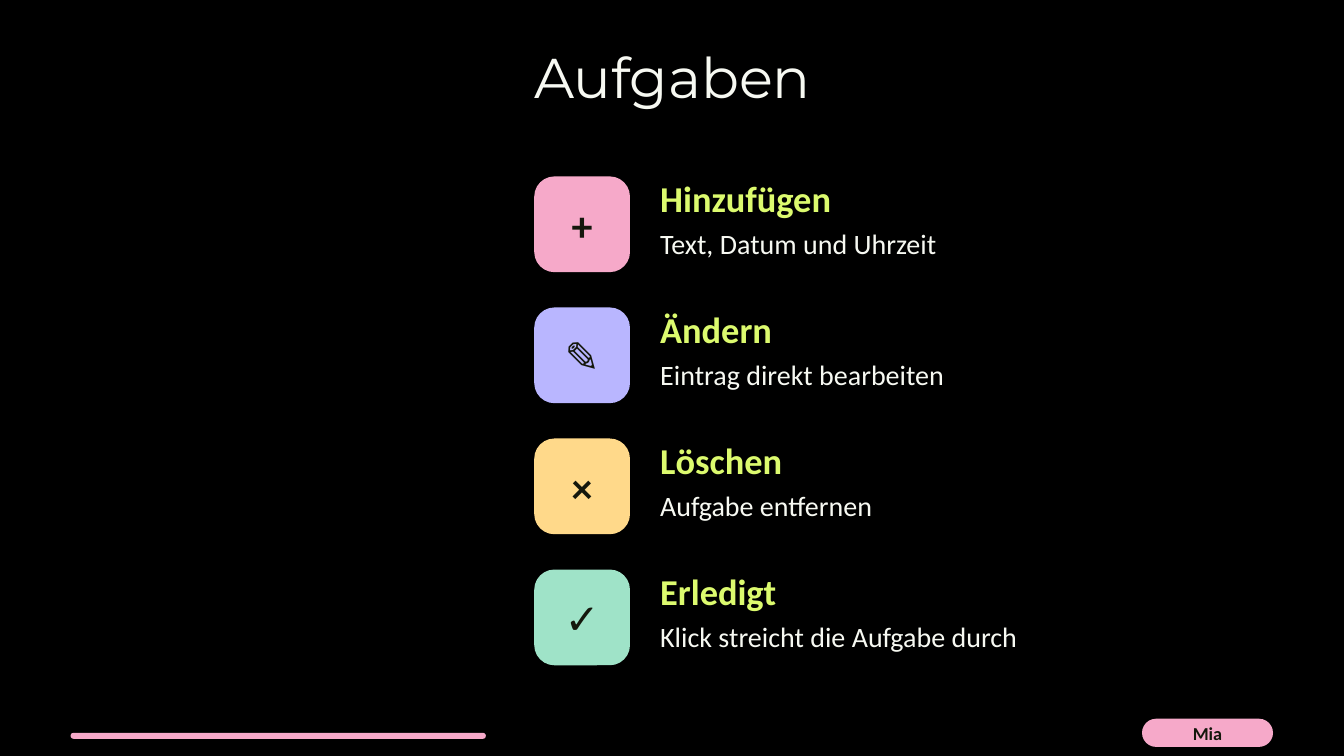
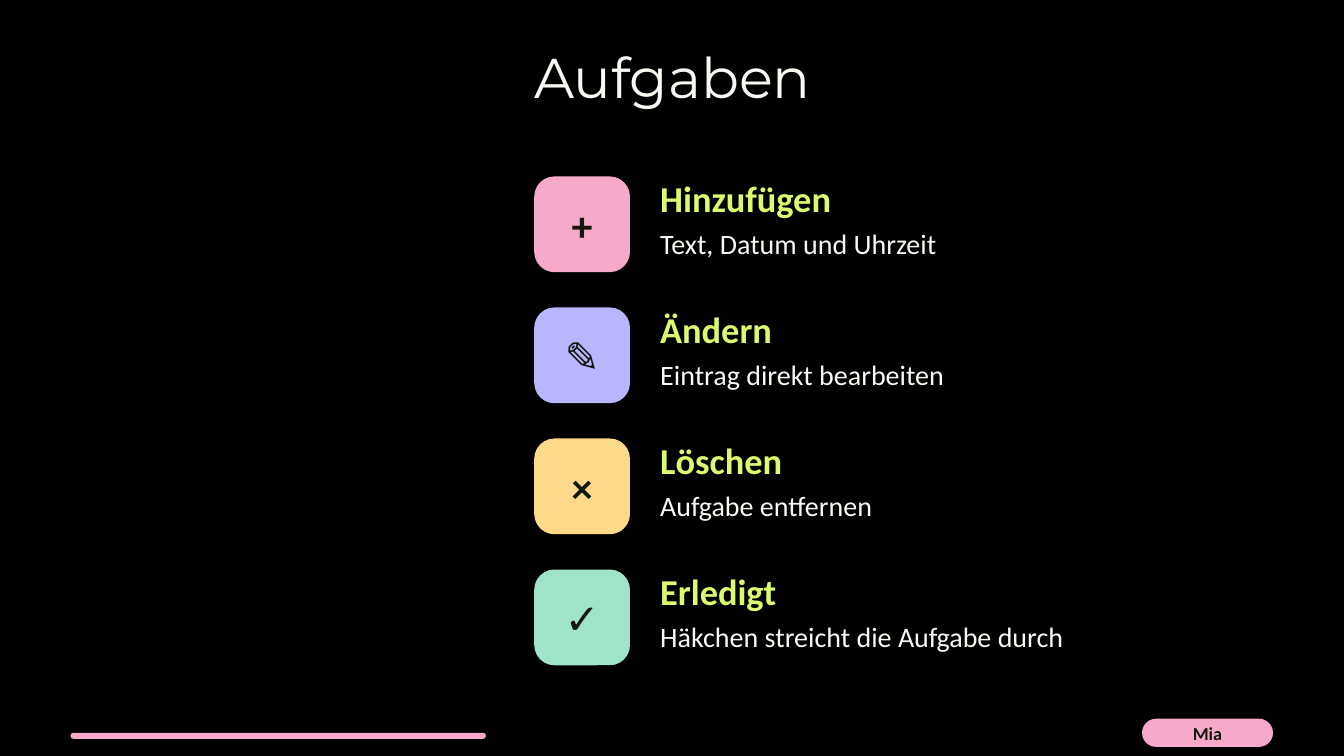
Before and after one commit to alexlearns3/To-Do, a slide deck: slide 10 of Präsi/Präsi ToDOProjekt (neu).pptx. Drawn at 1344x756 pixels with LibreOffice and Linux fonts; fonts in the diff are those of the drawing; background and template pictures are left out. Boxes give left, top, right and bottom in pixels: in the first picture for what was removed or moved away, otherwise in the second. Text is boxed around its words. In the diff, an @@ line names an element or a change of style, - is before the commit and + after.

Commit message:
Alex: fix: Stift und ueberfaellig im Web, klare Meldung ohne Token
Aendern und rote ueberfaellige Aufgaben arbeiten wieder mit der Datenbank.
Fehlt config.js oder db-token.txt, zeigt die App jetzt eine Meldung.
Praesentation mit neuen Bildern und aktuellen Zahlen.

```diff
--- a/Präsi/Präsi ToDOProjekt (neu).pptx
+++ b/Präsi/Präsi ToDOProjekt (neu).pptx
@@ text at [660,627,1063,652]: text changed @@
-Klick streicht die Aufgabe durch
+Häkchen streicht die Aufgabe durch
```
Also in this commit, not shown: 1 other slide changed, 5 other files.
